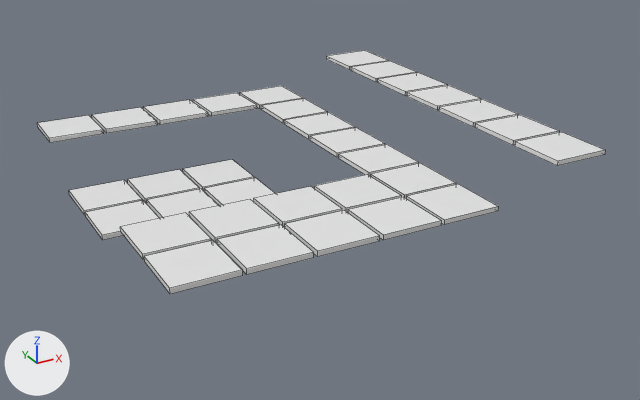
The FBX model Dungeon Baller/Assets/Fbx/gridlvl7.fbx: old version first, new version second.
The view is the same before and after, from a 50 mm camera at (-0.636, -1.242, 0.527) aimed at (0.022, -0.046, -0.071). The axes (+X, +Y, +Z) are drawn at lower left. The lights are the same throughout. Mesh edges are drawn as thin lines. Where no turn or scale is listed for an object, it has been applied to the vertices. Vertices at the same position are counted once.

The first picture shows 'lvl7'.
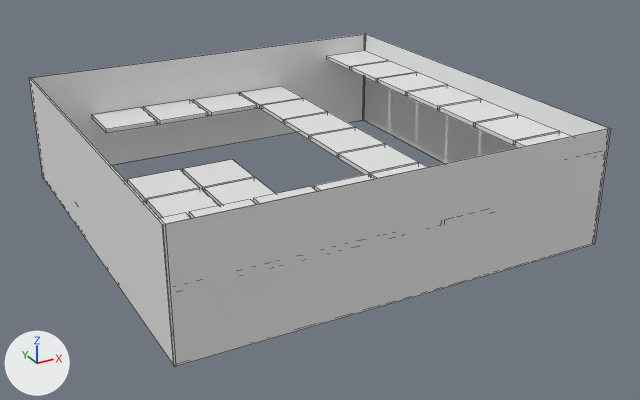
What differs and where, as boxes (x1, y1, x2, y2) in the pictures (640 x 400 px):
'WALLS', added: after (29, 34, 611, 366)
'lvl7', reshaped: before (37, 50, 605, 294); after (92, 50, 571, 224)
part 1 of me_plane_005, deleted: before (37, 115, 104, 143)

Edits to the bpy script that builds the scene:
```text
Change me_plane_005:
    where me_plane_005.from_pydata(...)  # 256 vertices, 192 faces; spans x -0.347..0.347, y -0.347..0.347, z -0.058..0.058
    used by ob_lvl7; location = (0.0, 0.0, 0.0)
    me_plane_005 part 1: the loose piece of 8 vertices spanning x -0.347..-0.253, y 0.253..0.347, z 0.0..0.008 is deleted
Add me_plane_008:
    me_plane_008.from_pydata(...)  # 32 vertices, 32 faces; spans x -0.35..0.35, y -0.35..0.35, z -0.05..0.142
Add ob_walls:
    ob_walls = bpy.data.objects.new('WALLS', me_plane_008)
    ob_walls.location = (0.0, 0.0, -0.05)
```
